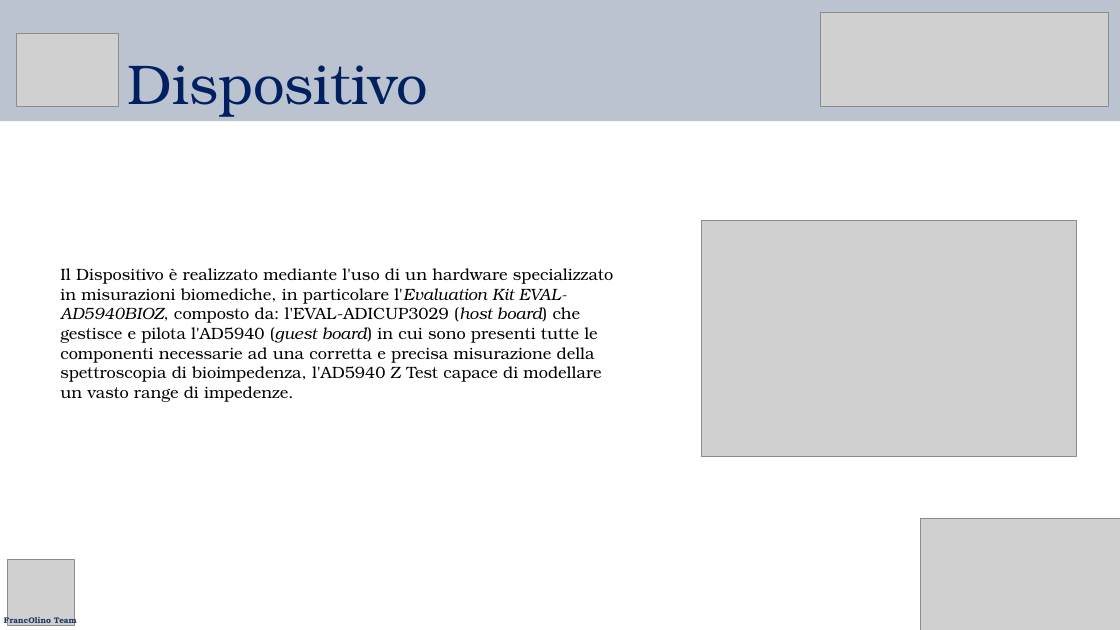
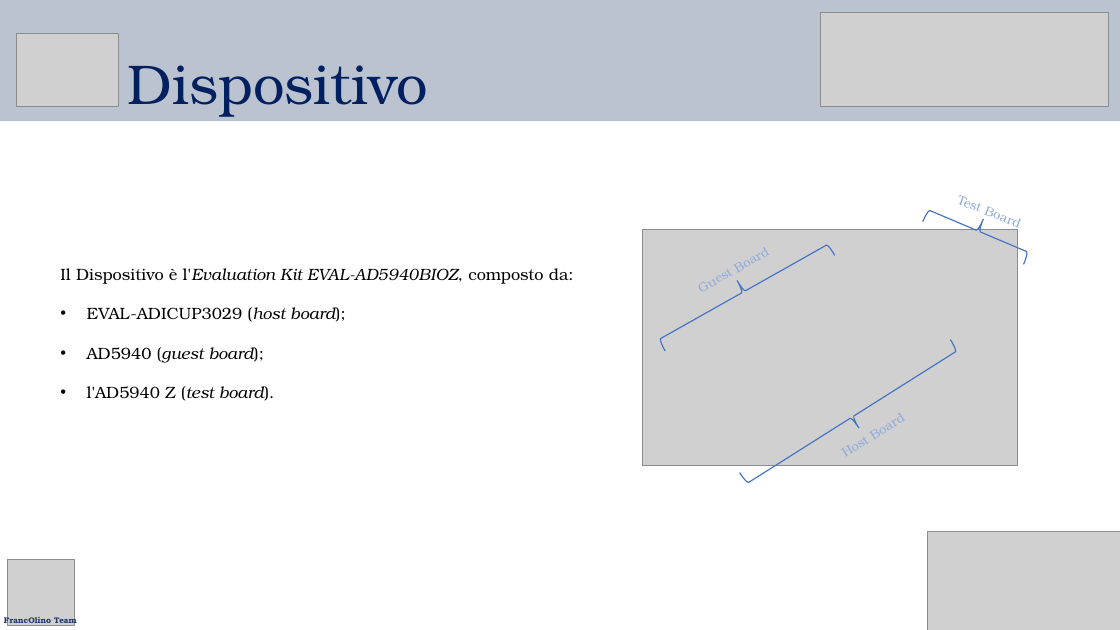
Before and after one commit to g0vann/IMSI_Project, a slide deck: slide 10 of Documentazione/Presentazione_animated.pptx. Drawn at 1120x630 pixels with LibreOffice and Linux fonts; fonts in the diff are those of the drawing; grey boxes stand for pictures. Boxes give left, top, right and bottom in pixels: in the first picture for what was removed or moved away, otherwise in the second. Text is boxed around its words. In the diff, an @@ line names an element or a change of style, - is before the commit and + after.

```diff
--- a/Documentazione/Presentazione_animated.pptx
+++ b/Documentazione/Presentazione_animated.pptx
@@ right brace added at (x1=923, y1=198, x2=1034, y2=264), outline #4472C4 1 pt @@
@@ text added at (x1=946, y1=185, x2=1035, y2=239), 11 pt, text #8FAADC @@
+Test Board
@@ picture moved from (x1=702, y1=221, x2=1077, y2=457) to (x1=642, y1=229, x2=1017, y2=465) @@
@@ right brace added at (x1=653, y1=233, x2=835, y2=352), outline #4472C4 1 pt @@
@@ text at (x1=60, y1=268, x2=574, y2=401): text changed @@
-Il Dispositivo è realizzato mediante l'uso di un hardware specializzato in misurazioni biomediche, in particolare l'Evaluation Kit EVAL-AD5940BIOZ, composto da: l'EVAL-ADICUP3029 (host board) che gestisce e pilota l'AD5940 (guest board) in cui sono presenti tutte le componenti necessarie ad una corretta e precisa misurazione della spettroscopia di bioimpedenza, l'AD5940 Z Test capace di modellare un vasto range di impedenze.
+Il Dispositivo è l'Evaluation Kit EVAL-AD5940BIOZ, composto da:
+• EVAL-ADICUP3029 (host board);
+• AD5940 (guest board);
+• l'AD5940 Z (test board).
@@ text added at (x1=290, y1=307, x2=346, y2=322), 11 pt, text #8FAADC @@
+Guest Board
@@ right brace added at (x1=740, y1=339, x2=965, y2=495), outline #4472C4 1 pt @@
@@ text added at (x1=829, y1=401, x2=917, y2=468), 11 pt, text #8FAADC @@
+Host Board
@@ picture resized from (x1=921, y1=518, x2=1120, y2=630) to (x1=928, y1=532, x2=1120, y2=630) @@
```
Also in this commit, not shown: 19 other slides changed, 1 slide added, 5 other files.
